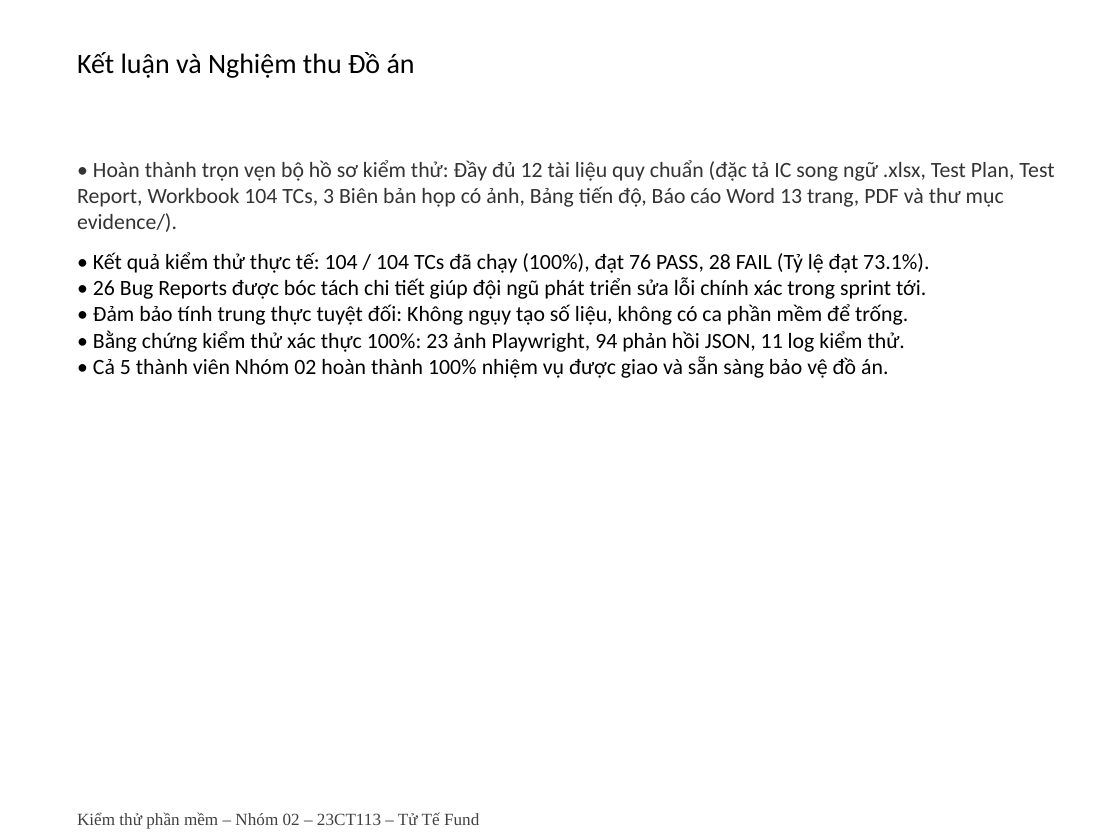
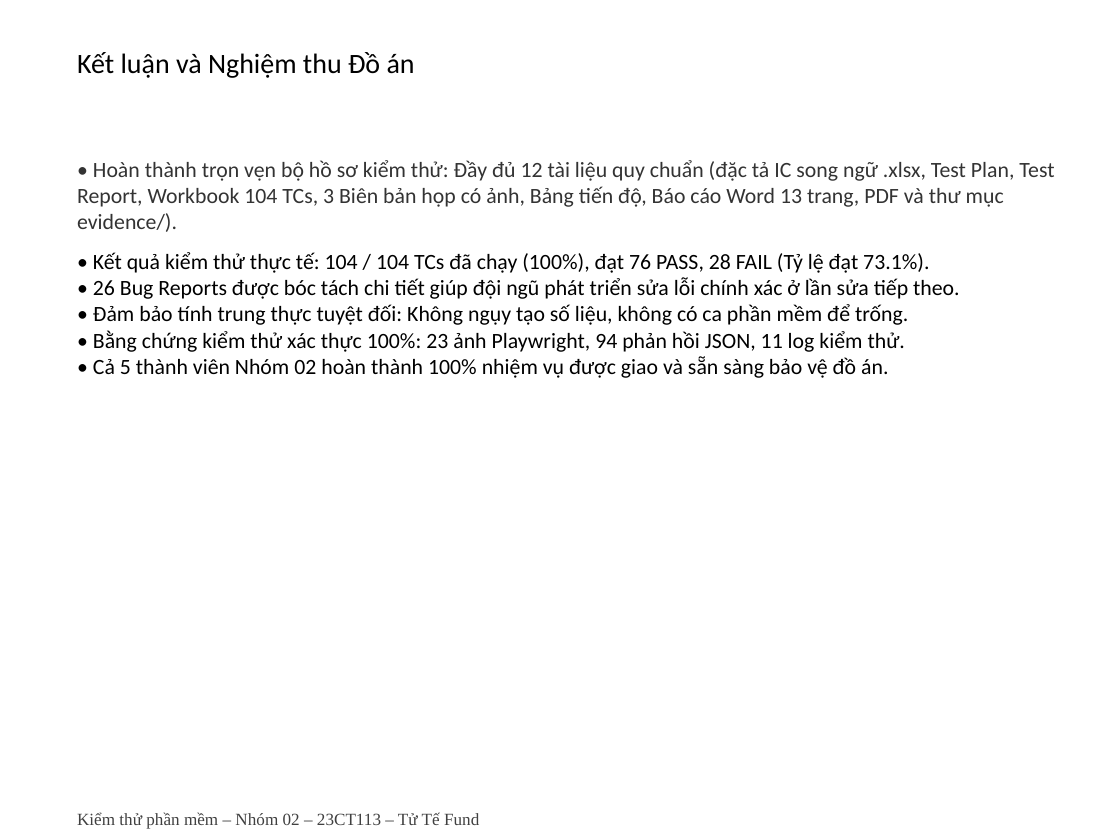
Before and after one commit to Escanor292/test, a slide deck: slide 11 of 23CT113_Nhom02_NenTangCrowdfunding(TuTeFund)/Word+ppt Báo Cáo/Ppt Báo cáo Nhóm 2 - 23CT113.pptx. Drawn at 1120x840 pixels with LibreOffice and Linux fonts; fonts in the diff are those of the drawing. Boxes give left, top, right and bottom in pixels: in the first picture for what was removed or moved away, otherwise in the second. Text is boxed around its words. In the diff, an @@ line names an element or a change of style, - is before the commit and + after.

Commit message:
Bỏ từ sprint trên slide khuyến nghị.

```diff
--- a/23CT113_Nhom02_NenTangCrowdfunding(TuTeFund)/Word+ppt Báo Cáo/Ppt Báo cáo Nhóm 2 - 23CT113.pptx
+++ b/23CT113_Nhom02_NenTangCrowdfunding(TuTeFund)/Word+ppt Báo Cáo/Ppt Báo cáo Nhóm 2 - 23CT113.pptx
@@ text at (x1=93, y1=277, x2=960, y2=299): text changed @@
-• 26 Bug Reports được bóc tách chi tiết giúp đội ngũ phát triển sửa lỗi chính xác trong sprint tới.
+• 26 Bug Reports được bóc tách chi tiết giúp đội ngũ phát triển sửa lỗi chính xác ở lần sửa tiếp theo.
```
Also in this commit, not shown: 1 other slide changed.
